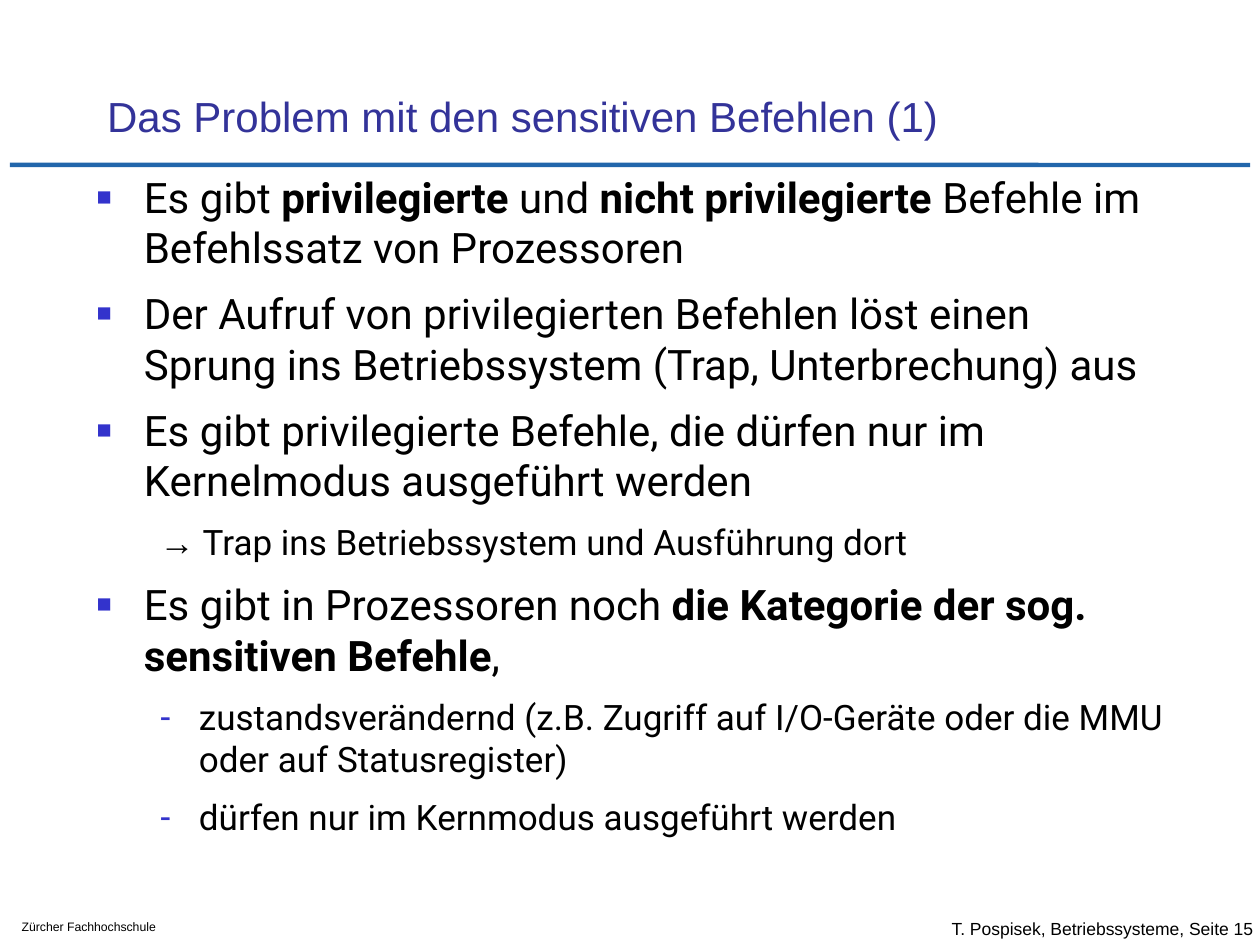
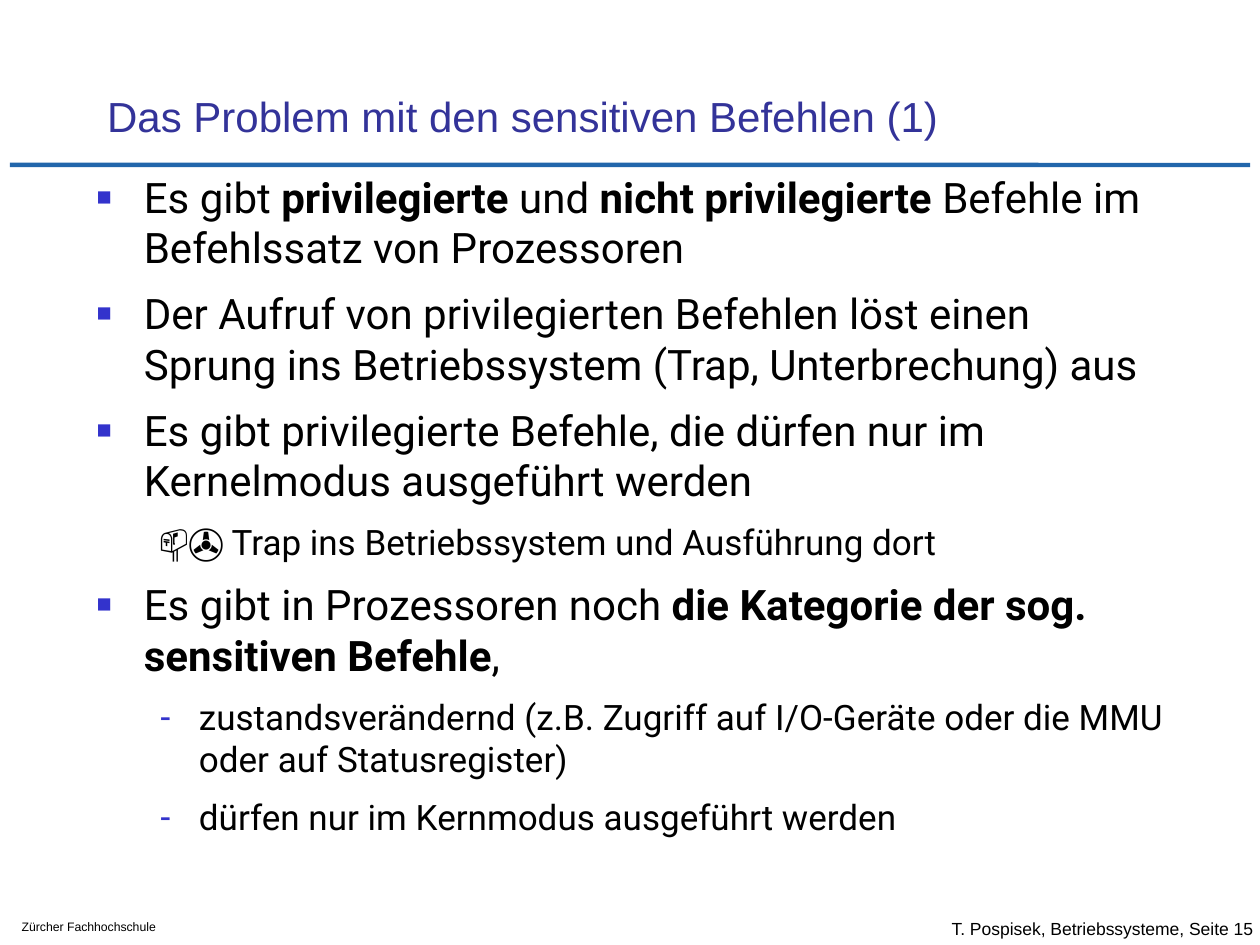
Before and after one commit to tpo/betriebssysteme, a slide deck: slide 15 of 13_Betriebssystemvirtualisierung.odp. Drawn at 1260x945 pixels with LibreOffice and Linux fonts; fonts in the diff are those of the drawing; background and template pictures are left out. Boxes give left, top, right and bottom in pixels: in the first picture for what was removed or moved away, otherwise in the second. Text is boxed around its words. In the diff, an @@ line names an element or a change of style, - is before the commit and + after.

```diff
--- a/13_Betriebssystemvirtualisierung.odp
+++ b/13_Betriebssystemvirtualisierung.odp
@@ text at [232, 528, 936, 563]: text changed @@
-→ Trap ins Betriebssystem und Ausführung dort
+📫✇ Trap ins Betriebssystem und Ausführung dort
```
Also in this commit, not shown: 9 other slides changed, 3 other files.
